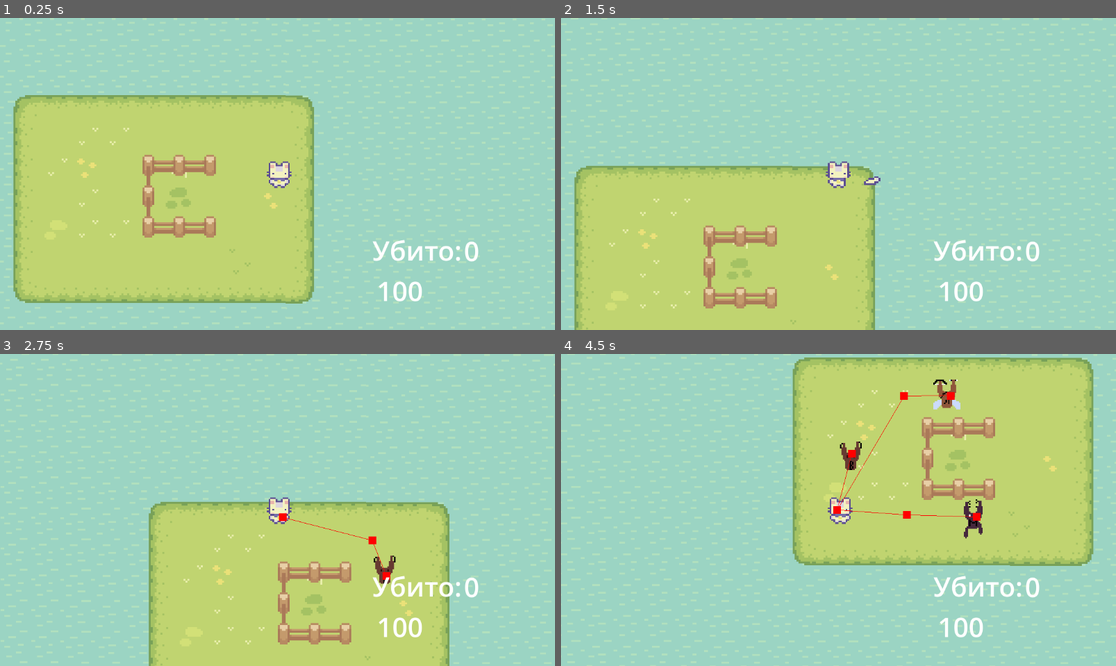
Above: before the commit, frames 1-4 (two rows, left to right).
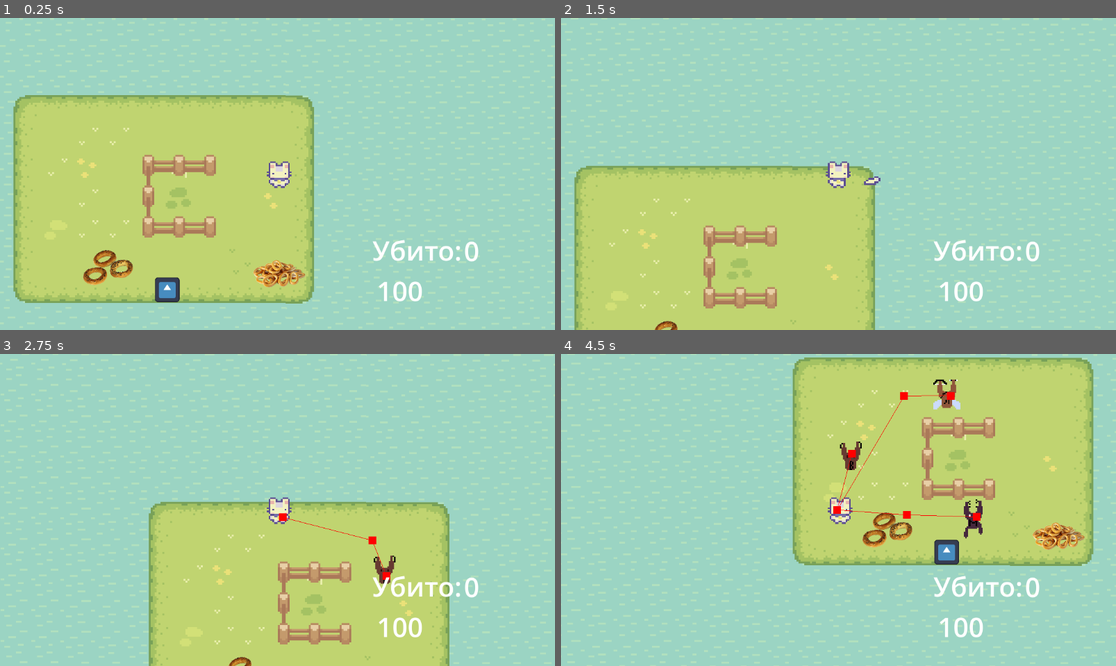
Above: after the commit, the same moments.

Repository: Nikmorking/war-of-impuls
Game: Godot game, scene res://сцены/node_2d.tscn
Same seed, same stepped clock (60 frames per second), same inputs: the game is played once before the commit and once after it. The engine's default icon, where the game draws it, is replaced by a stand-in: a white triangle on a blue panel in a dark square.
Inputs (mouse positions are in pixels of both pictures, inside the frame that each line leads up to):
- Up to frame 1 (0.25 s): no input
- Up to frame 2 (1.5 s): tap Enter (ui_accept) at 0.5, 0.77, 1.25 s; move the mouse to (810, 236) at 0.52 s; hold Up (ui_up) from 0.53 s (still down); tap ` (devlog) at 0.6 s; move the mouse to (1005, 220) at 1.27 s; click (1005, 220) at 1.35 s
- Up to frame 3 (2.75 s): tap Enter (ui_accept) at 1.52 s; move the mouse to (111, 463) at 2.02 s; release Up (ui_up) at 2.03 s; hold Left (ui_left) from 2.03 s (still down); tap 1 (spawn_1) at 2.1 s
- Up to frame 4 (4.5 s): move the mouse to (866, 510) at 2.77 s; tap 2 (spawn_2) at 2.85 s; tap Enter (ui_accept) at 3.02, 3.77 s; move the mouse to (755, 432) at 3.52 s; release Left (ui_left) at 3.53 s; hold Down (ui_down) 3.53-4.28 s; tap 3 (spawn_3) at 3.6 s; move the mouse to (960, 494) at 4.27 s; hold Right (ui_right) from 4.28 s (still down); tap ` (devlog) at 4.35 s

The runs differ from the first frame. In frame 1, 1.4% of the frame differs, in the area x 14-56%, y 74-92%; in frame 2, less than 0.1%; in frame 3, less than 0.1%; in frame 4, 1.4%.
Error in both runs: Invalid assignment of property or key 'visible' with value of type 'bool' on a base object of type 'null instance'. (res://scripts/character_body_2d.gd:23)

Commit message:
plushku
кастет фараона

Diff:
--- a/nft/сцены/node_2d.tscn
+++ b/nft/сцены/node_2d.tscn
@@ -8,6 +8,9 @@
 [ext_resource type="PackedScene" uid="uid://ciehno2dtgtce" path="res://сцены/player.tscn" id="5_dye2w"]
 [ext_resource type="Script" path="res://scripts/spawner.gd" id="7_kly5t"]
 [ext_resource type="Texture2D" uid="uid://b5mamcyhk8x80" path="res://asset/Чёрный_квадрат.PNG" id="8_twdo3"]
+[ext_resource type="PackedScene" uid="uid://bp34hrsjcwqh5" path="res://сцены/челночки.tscn" id="9_ys2e1"]
+[ext_resource type="PackedScene" uid="uid://b4aehn75ogi26" path="res://сцены/сушки.tscn" id="10_dhvxc"]
+[ext_resource type="PackedScene" uid="uid://wdvne2tixe4v" path="res://сцены/кастеты_бога_фараона.tscn" id="11_o2d8a"]
 
 [sub_resource type="TileSetAtlasSource" id="TileSetAtlasSource_5mvxk"]
 texture = ExtResource("1_gpw7w")
@@ -299,3 +302,12 @@
 text = "0
 "
 label_settings = SubResource("LabelSettings_tea7f")
+
+[node name="челночки" parent="." instance=ExtResource("9_ys2e1")]
+position = Vector2(302, 320)
+
+[node name="Сушки" parent="." instance=ExtResource("10_dhvxc")]
+position = Vector2(213, 316)
+
+[node name="Кастеты бога фараона" parent="." instance=ExtResource("11_o2d8a")]
+position = Vector2(242, 327)
--- /dev/null
+++ b/nft/сцены/кастеты_бога_фараона.gd
@@ -0,0 +1,11 @@
+extends Area2D
+
+@export var damage_ap = 5
+
+func _on_body_entered(body: Node2D) -> void:
+	if body is CharacterBody2D:
+		if body.tipy == "Player":
+			body.damage += damage_ap
+			queue_free()
+			print("damage_ap")
+pass
--- /dev/null
+++ b/nft/сцены/кастеты_бога_фараона.tscn
@@ -0,0 +1,18 @@
+[gd_scene load_steps=3 format=3 uid="uid://wdvne2tixe4v"]
+
+[ext_resource type="Script" path="res://сцены/кастеты_бога_фараона.gd" id="1_oht7c"]
+[ext_resource type="Texture2D" uid="uid://bqmul5hx2soob" path="res://icon.svg" id="1_wbi04"]
+
+[node name="Кастеты бога фараона" type="Area2D"]
+scale = Vector2(0.1, 0.1)
+script = ExtResource("1_oht7c")
+
+[node name="Icon" type="Sprite2D" parent="."]
+position = Vector2(18, 11)
+texture = ExtResource("1_wbi04")
+
+[node name="CollisionPolygon2D" type="CollisionPolygon2D" parent="."]
+scale = Vector2(1, 1)
+polygon = PackedVector2Array(-40, -50, -40, 70, 80, 70, 80, -50)
+
+[connection signal="body_entered" from="." to="." method="_on_body_entered"]
--- /dev/null
+++ b/nft/сцены/сушки.gd
@@ -0,0 +1,12 @@
+extends Area2D
+
+@export var vampirism = 10
+
+
+func _on_body_entered(body: Node2D) -> void:
+	if body is CharacterBody2D:
+		if body.tipy == "Player":
+			print("va")
+			queue_free()
+
+pass
--- /dev/null
+++ b/nft/сцены/сушки.tscn
@@ -0,0 +1,16 @@
+[gd_scene load_steps=3 format=3 uid="uid://b4aehn75ogi26"]
+
+[ext_resource type="Script" path="res://сцены/сушки.gd" id="1_76ika"]
+[ext_resource type="Texture2D" uid="uid://d235r7w6ile7k" path="res://asset/biosladiya-304-chaynaya-s-makom-_3_.png" id="1_ocyyw"]
+
+[node name="Сушки" type="Area2D"]
+script = ExtResource("1_76ika")
+
+[node name="Biosladiya-304-chaynaya-s-makom-3" type="Sprite2D" parent="."]
+scale = Vector2(0.025, 0.025)
+texture = ExtResource("1_ocyyw")
+
+[node name="CollisionPolygon2D" type="CollisionPolygon2D" parent="."]
+polygon = PackedVector2Array(-2, -8, 3, -7, 4, -3, 11, -2, 12, 0, 12, 2, 10, 5, 3, 6, -1, 6, -2, 8, -6, 10, -11, 9, -13, 5, -11, 2, -7, 1, -5, 1, -7, -3, -6, -6)
+
+[connection signal="body_entered" from="." to="." method="_on_body_entered"]
Binary file added: nft/asset/biosladiya-304-chaynaya-s-makom-_3_.png
Not shown, added: nft/asset/biosladiya-304-chaynaya-s-makom-_3_.png.import
Not shown: 1 places in nft/сцены/node_2d.tscn that only renumber resources
